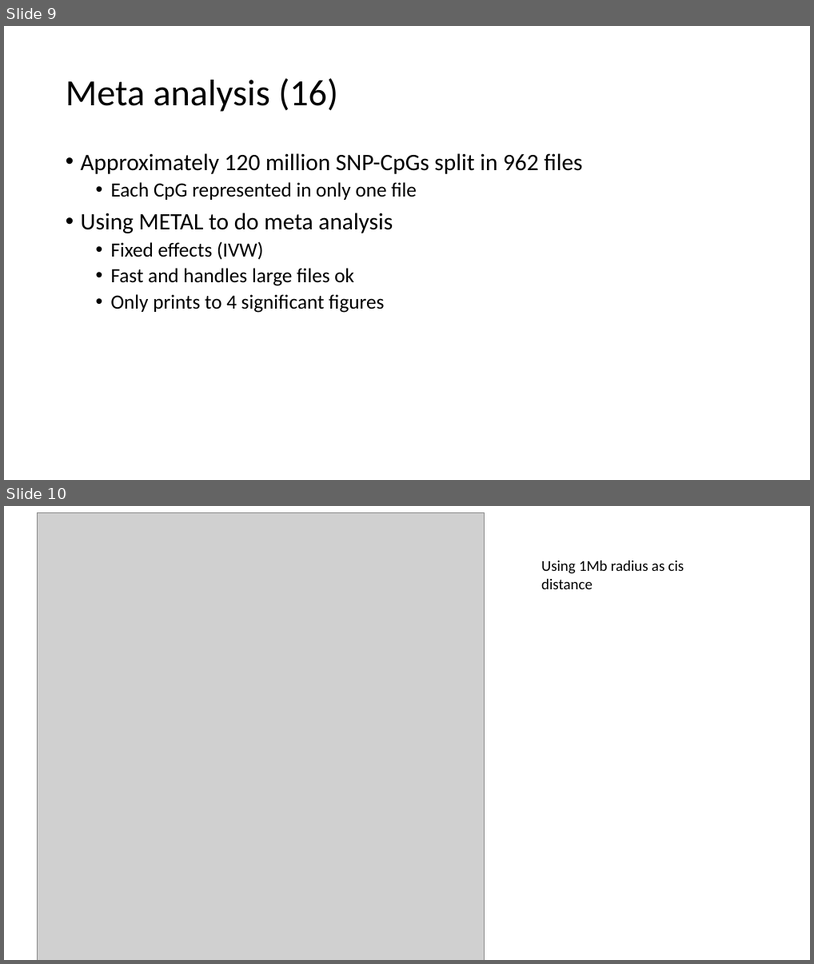
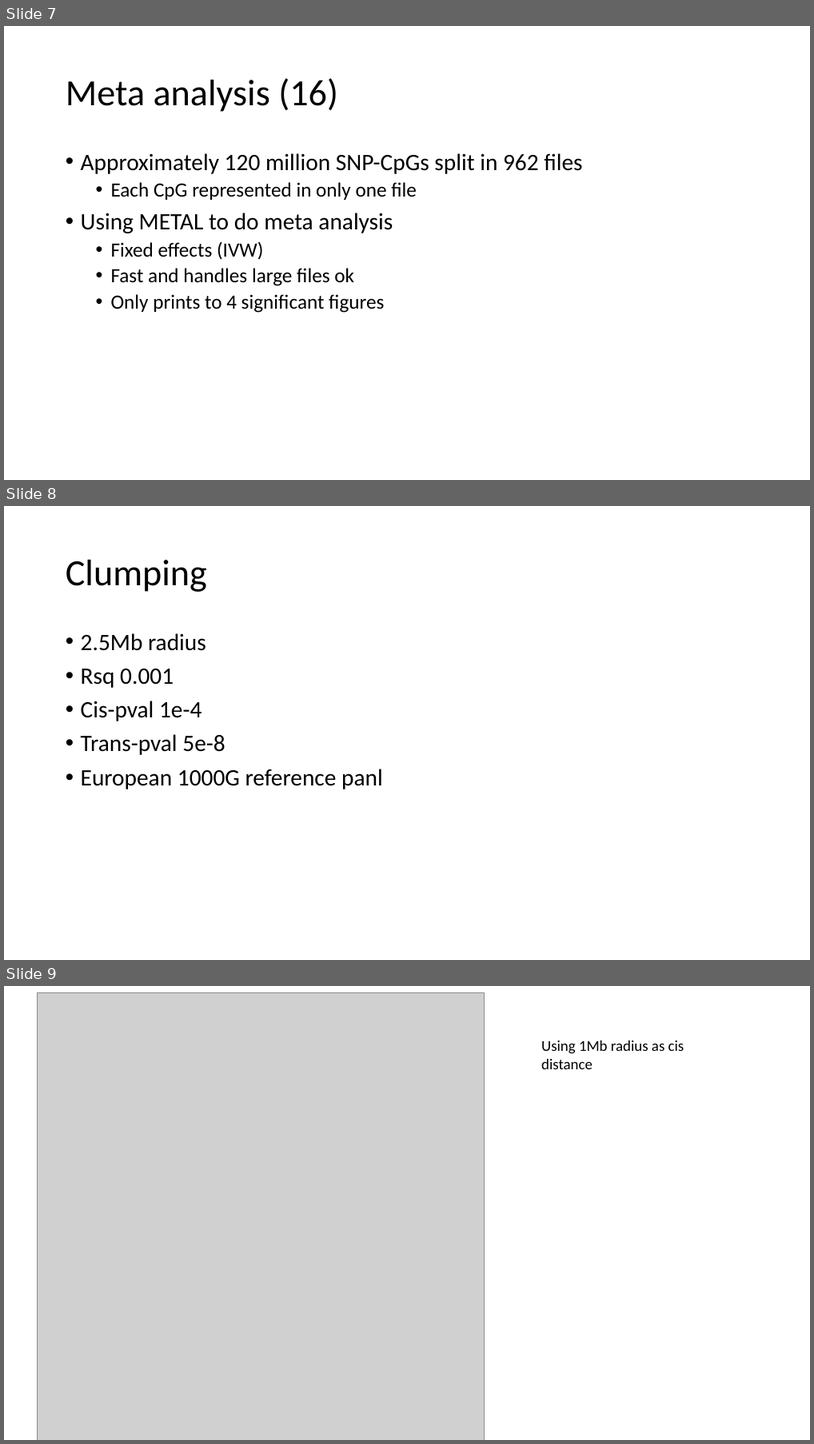
Before and after one commit to MRCIEU/godmc_phase2_analysis, a slide deck: docs/presentations/20170505_analyst_call.pptx. Shown one above the other, each under a label of ours: slides 9 and 10 before the commit, slides 7, 8 and 9 after it. The pictures are 814x964 and 814x1444 pixels, drawn with LibreOffice and Linux fonts; fonts in the diff are those of the drawing; grey boxes stand for pictures. Boxes give left, top, right and bottom in pixels: in the first picture for what was removed or moved away, otherwise in the second. Text is boxed around its words. In the diff, an @@ line names an element or a change of style, - is before the commit and + after.

```diff
--- a/docs/presentations/20170505_analyst_call.pptx
+++ b/docs/presentations/20170505_analyst_call.pptx
@@ slide 8 added at [4, 506, 810, 960], background #FFFFFF @@
@@ title added at [66, 560, 207, 592], 44 pt, text #000000 @@
+Clumping
@@ text added at [81, 633, 383, 789], 28 pt, text #000000 @@
+• 2.5Mb radius
+• Rsq 0.001
+• Cis-pval 1e-4
+• Trans-pval 5e-8
+• European 1000G reference panl
@@ what was slide 9 is now slide 7 @@
@@ what was slide 10 is now slide 9 @@
```
Also in this commit, not shown: 2 slides changed, 3 other slides added, 1 slide removed, 2 other files.
